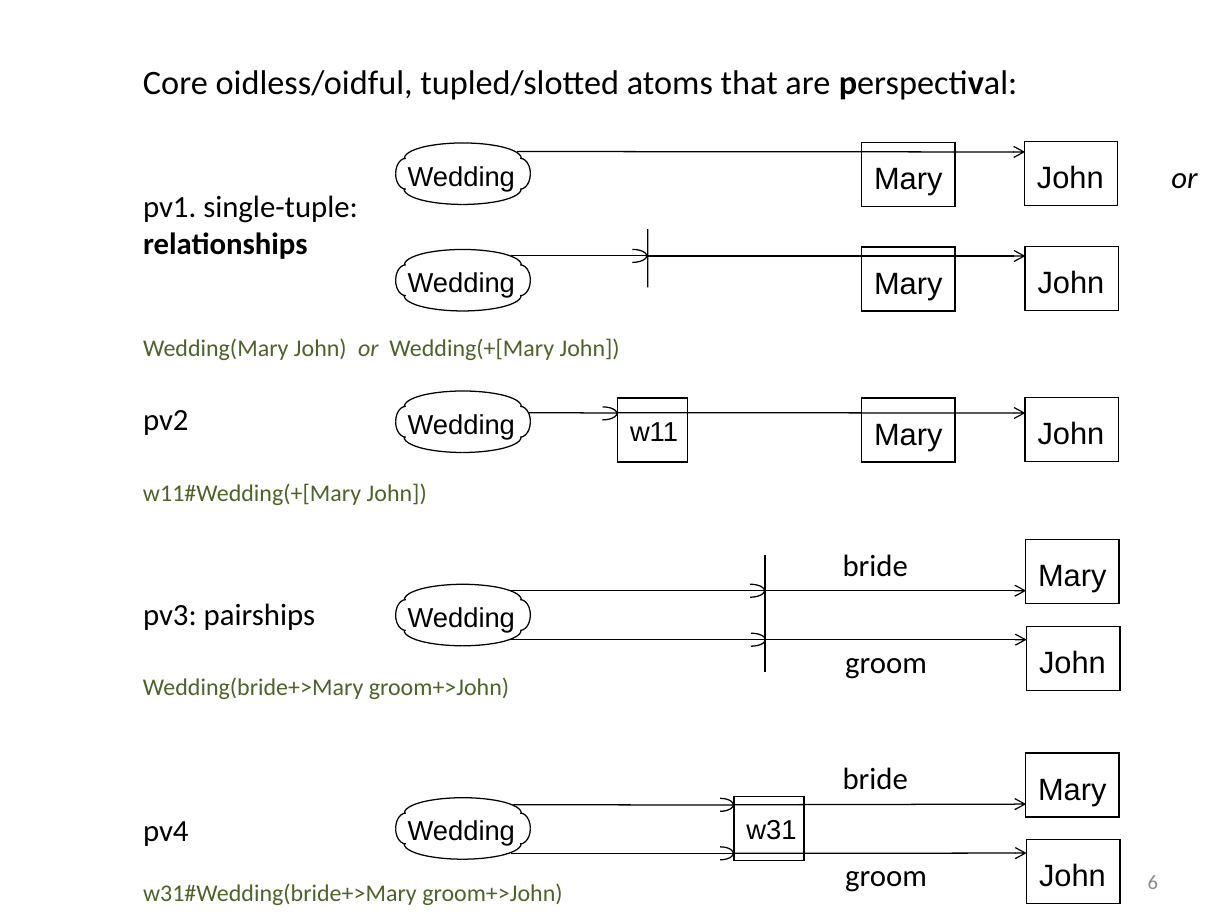
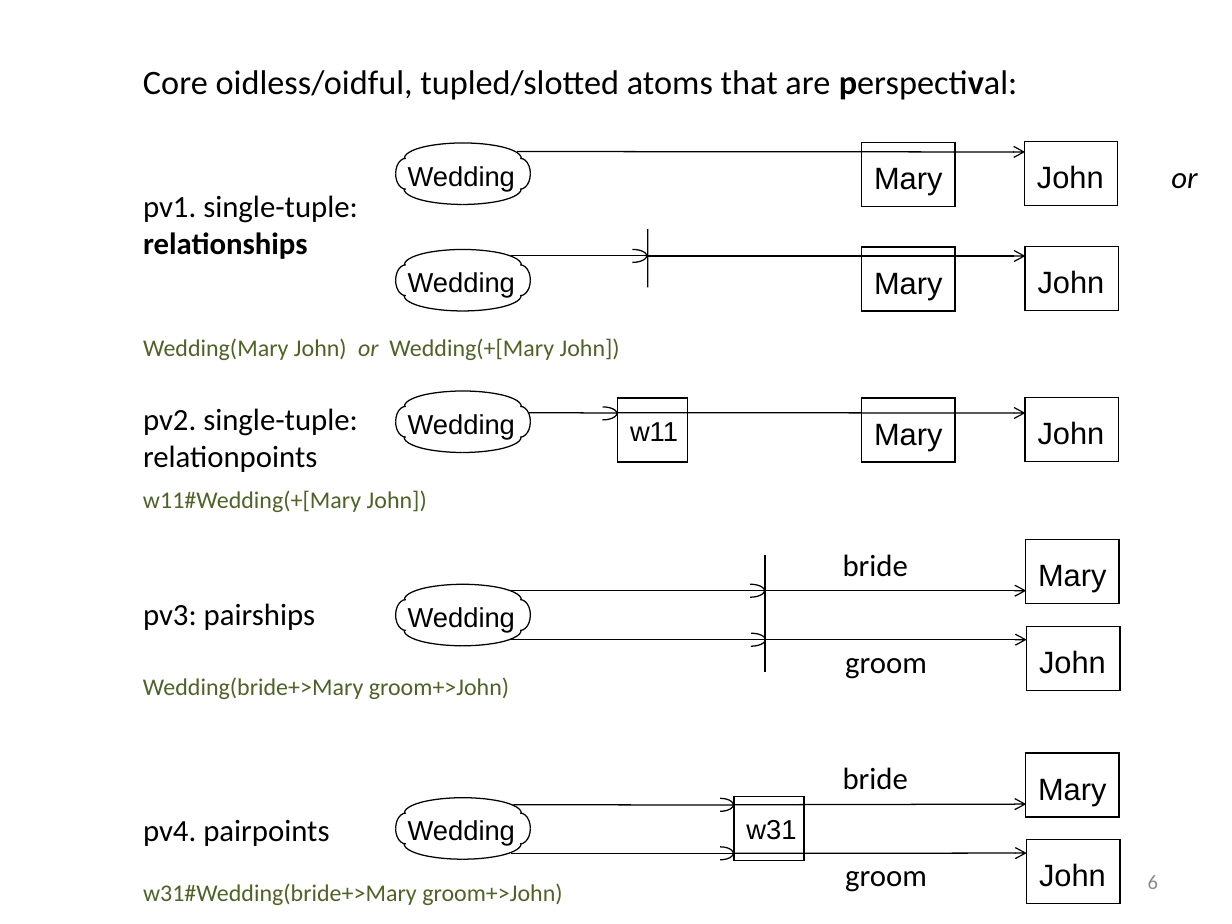
Before and after one commit to RuleML/ruleml-website, a slide deck: slide 6 of talks/PSOAMetamodelGrailogWedding.pptx. Drawn at 1232x924 pixels with LibreOffice and Linux fonts; fonts in the diff are those of the drawing. Boxes give left, top, right and bottom in pixels: in the first picture for what was removed or moved away, otherwise in the second. Text is boxed around its words. In the diff, an @@ line names an element or a change of style, - is before the commit and + after.

```diff
--- a/talks/PSOAMetamodelGrailogWedding.pptx
+++ b/talks/PSOAMetamodelGrailogWedding.pptx
@@ text at (x1=143, y1=408, x2=358, y2=472): text changed @@
-pv2
+pv2. single-tuple:
+relationpoints
@@ text "w11#Wedding(+[Mary John])" moved from (x1=143, y1=483, x2=427, y2=505) to (x1=143, y1=490, x2=427, y2=512) @@
@@ text at (x1=143, y1=820, x2=329, y2=846): text changed @@
-pv4
+pv4. pairpoints
```
Also in this commit, not shown: 9 other slides changed, 1 other file.
